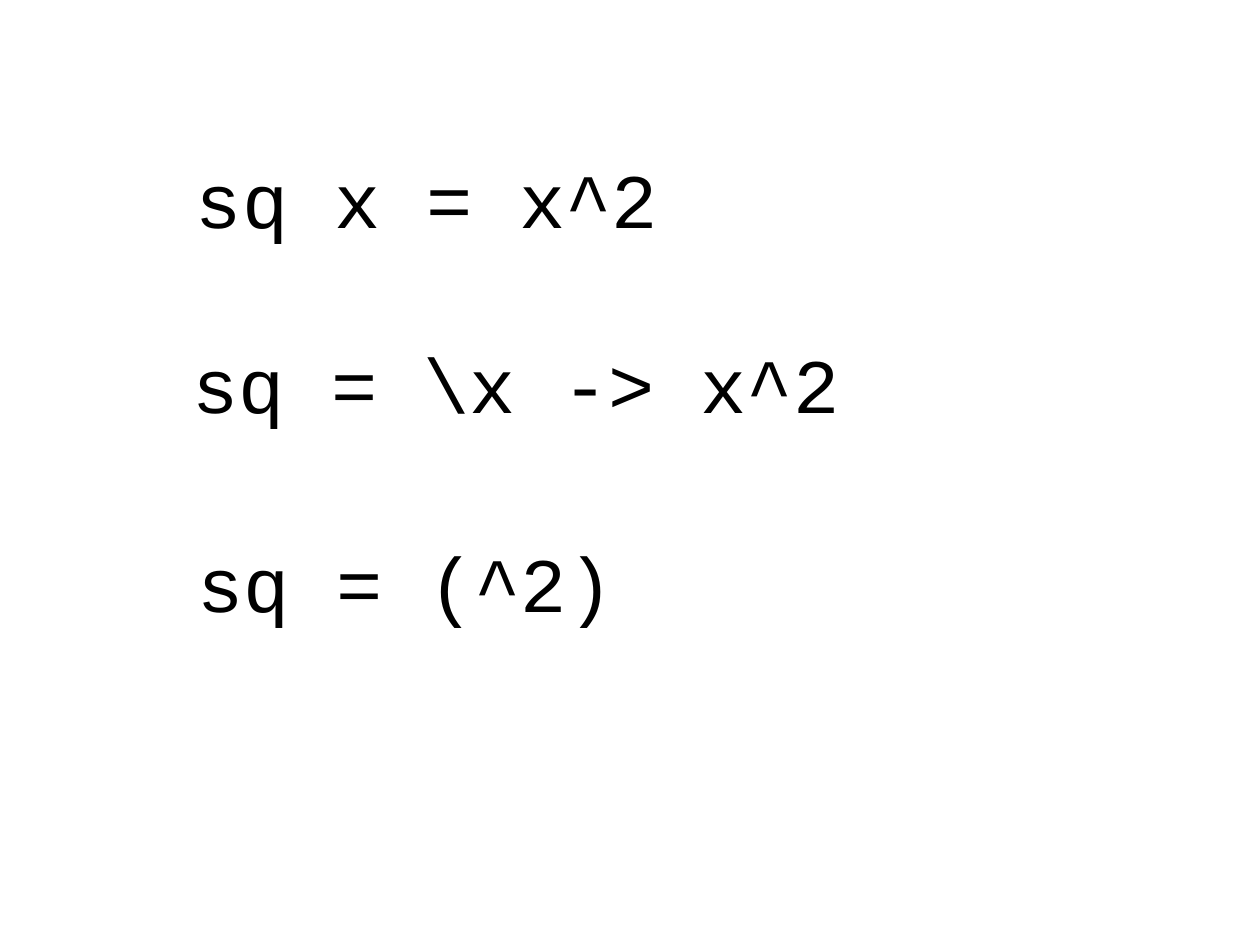
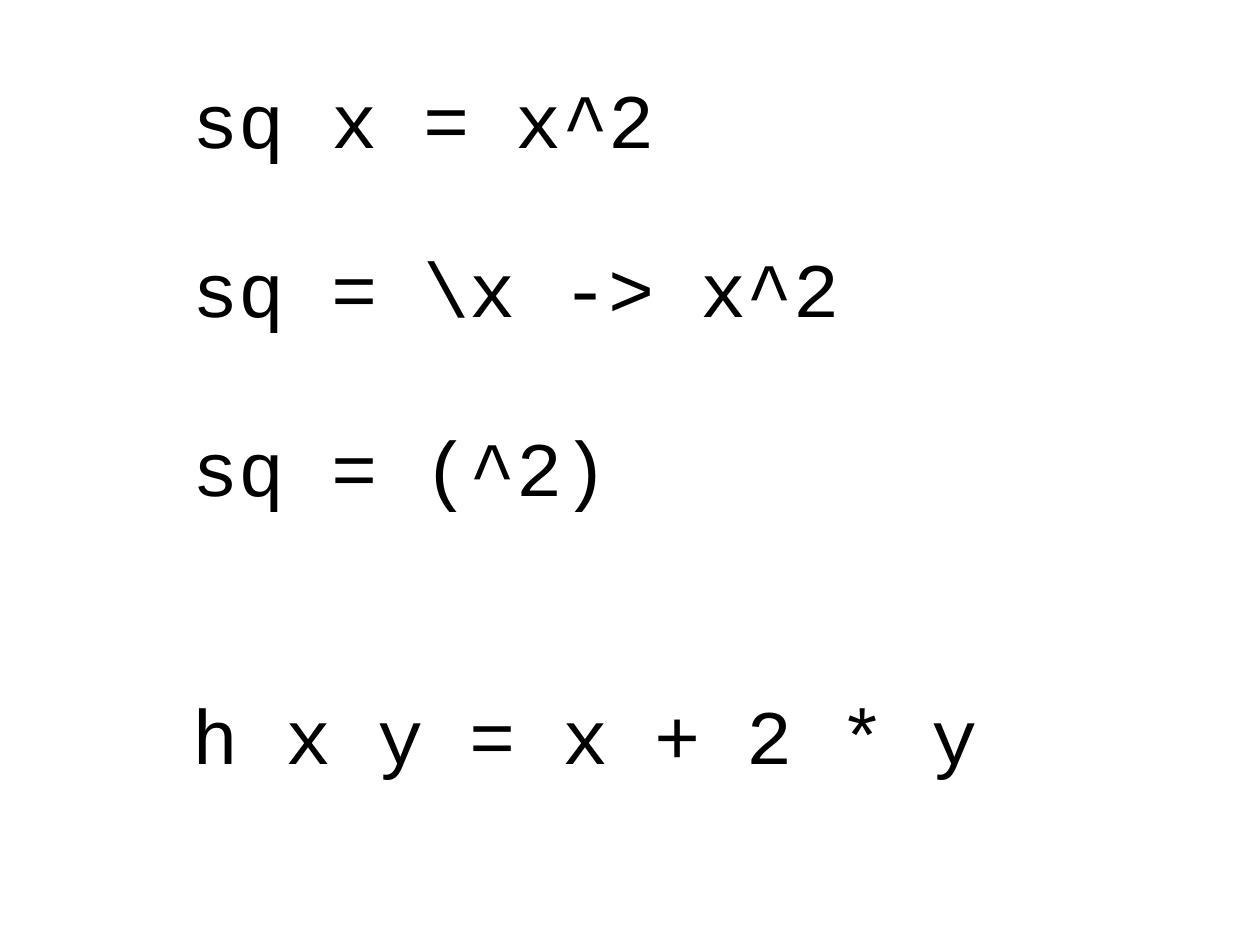
Before and after one commit to dominicprior/beginning-haskell-course, a slide deck: slide 11 of beginning-haskell.pptx. Drawn at 1260x945 pixels with LibreOffice and Linux fonts; fonts in the diff are those of the drawing. Boxes give left, top, right and bottom in pixels: in the first picture for what was removed or moved away, otherwise in the second. Text is boxed around its words. In the diff, an @@ line names an element or a change of style, - is before the commit and + after.

```diff
--- a/beginning-haskell.pptx
+++ b/beginning-haskell.pptx
@@ text "sq x = x^2": place and size @@
-text "sq x = x^2" at [196,176,658,244]
+text "sq x = x^2" at [193,96,655,164]
@@ text "sq = \x -> x^2": place and size @@
-text "sq = \x -> x^2" at [193,358,840,429]
+text "sq = \x -> x^2" at [193,261,840,333]
@@ text "sq = (^2)": place and size @@
-text "sq = (^2)" at [197,556,613,628]
+text "sq = (^2)" at [193,440,609,512]
@@ text added at [193,708,978,780], 44 pt, text #000000 @@
+h x y = x + 2 * y
```
Also in this commit, not shown: 3 other slides changed, 1 slide added, 4 slides removed.
